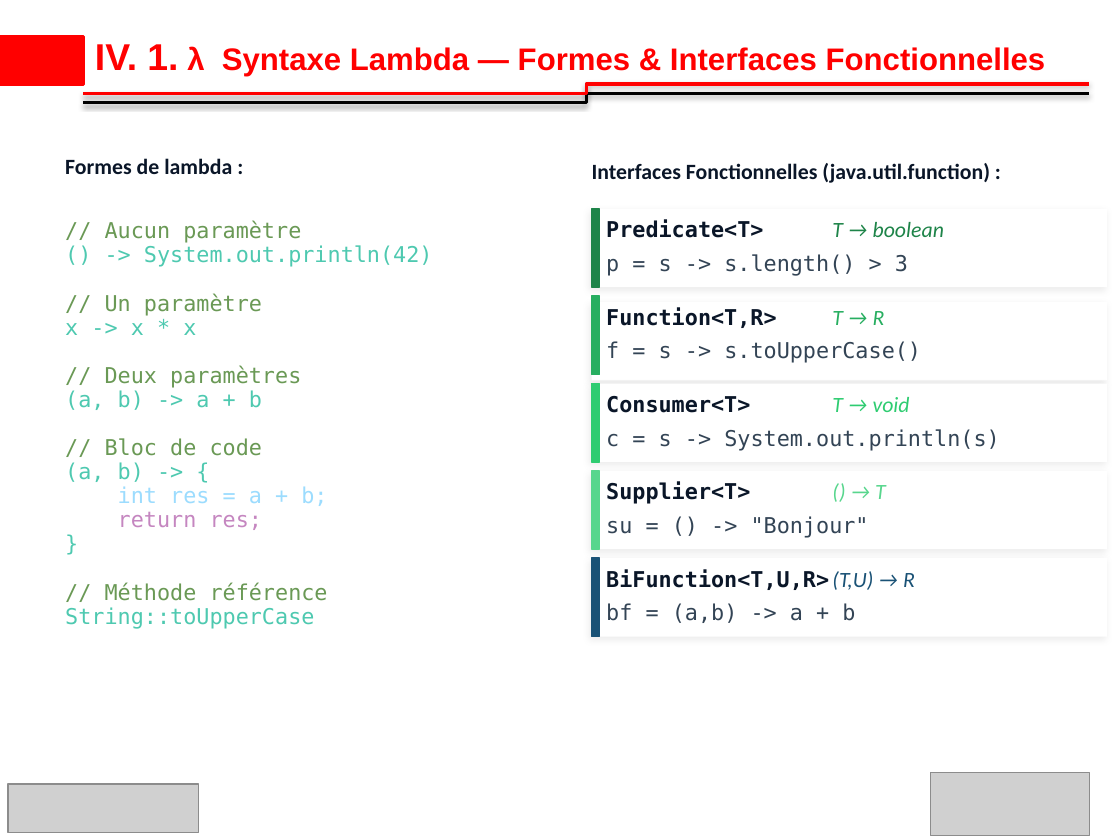
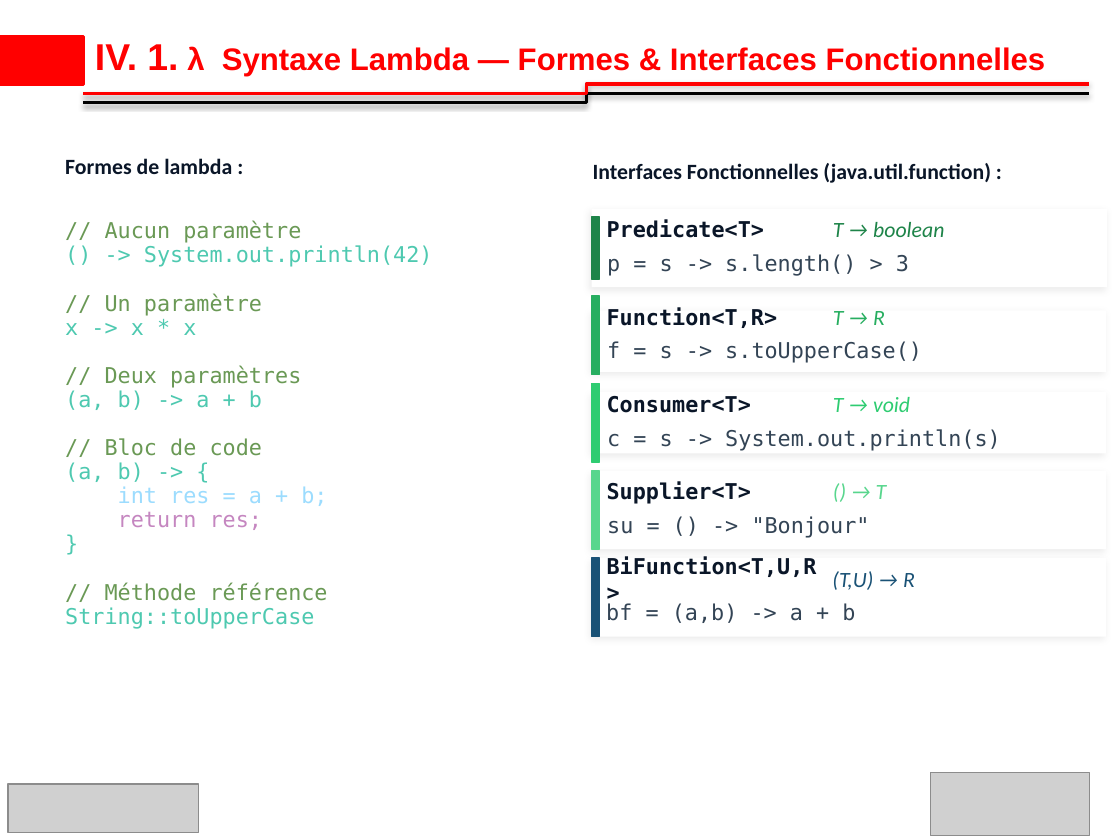
Before and after one commit to ibrahimsava/Osis-training-in-java, a slide deck: slide 13 of osis_presentation_Ibrahim_SAVADOGO_S3.pptx (slide 14 before the commit). Drawn at 1120x840 pixels with LibreOffice and Linux fonts; fonts in the diff are those of the drawing; grey boxes stand for pictures; background and template pictures are left out. Boxes give left, top, right and bottom in pixels: in the first picture for what was removed or moved away, otherwise in the second. Text is boxed around its words. In the diff, an @@ line names an element or a change of style, - is before the commit and + after.

```diff
--- a/osis_presentation_Ibrahim_SAVADOGO_S3.pptx
+++ b/osis_presentation_Ibrahim_SAVADOGO_S3.pptx
@@ rectangle: place and size @@
-rectangle at [591, 208, 599, 287]
+rectangle at [591, 217, 599, 279]
@@ rectangle: place and size @@
-rectangle at [591, 302, 1107, 381]
+rectangle at [592, 310, 1105, 372]
@@ rectangle: place and size @@
-rectangle at [591, 383, 1107, 461]
+rectangle at [592, 392, 1105, 454]
@@ text "BiFunction<T,U,R>" rewrapped from [606, 569, 829, 590] to [607, 556, 817, 577] @@
```
Also in this commit, not shown: 10 other slides changed, 1 slide removed.
